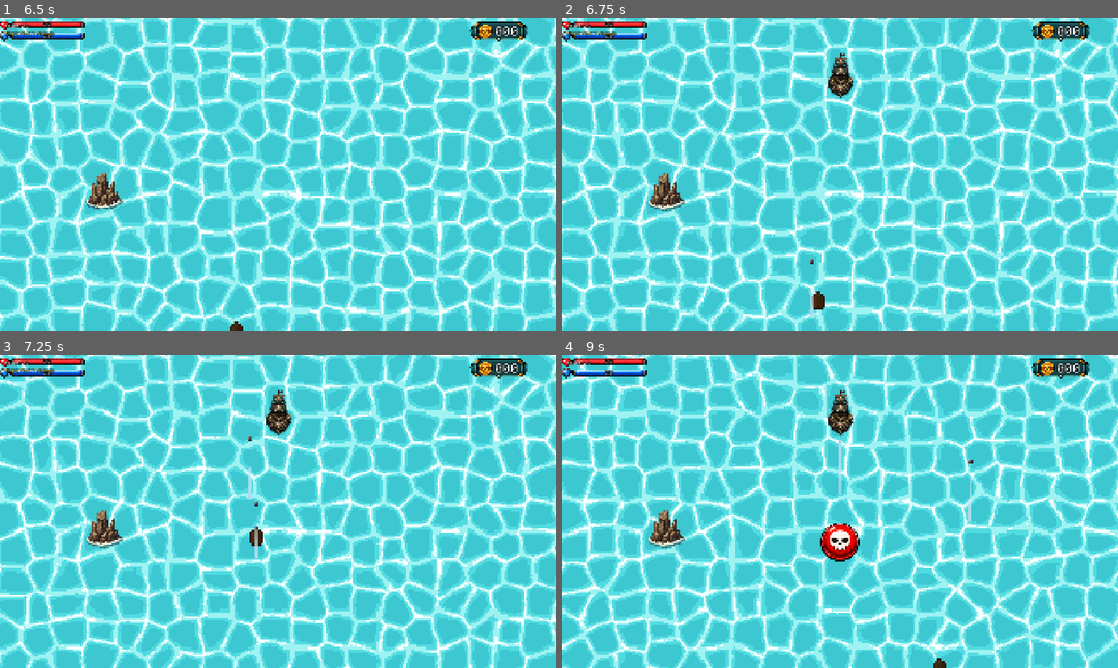
Above: before the commit, frames 1-4 (two rows, left to right).
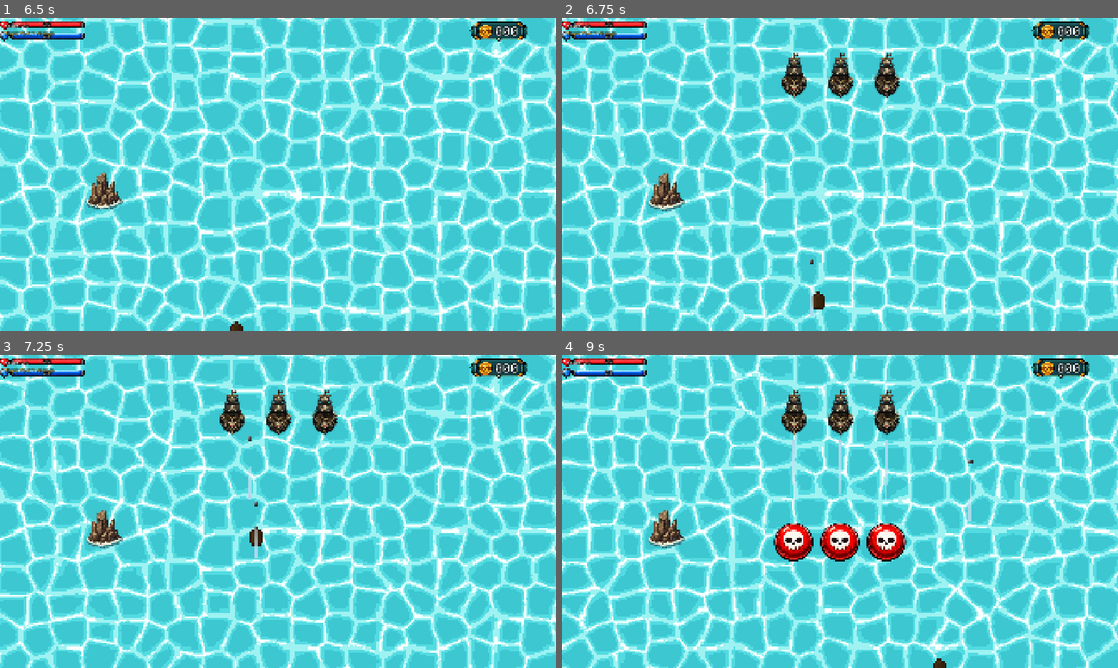
Above: after the commit, the same moments.

Repository: irohgit/flapjack
Game: Godot game, scene res://Levels/Level0.tscn
The game is run twice, just before and just after one commit, with the same random seed, the same clock (stepped at 60 frames per second) and the same inputs. This scene is started directly instead of the project's main scene.
Inputs:
- Up to frame 1 (6.5 s): hold D (move_right) 0.53-1.28 s; hold Space (shoot) 0.53-1.28 s; hold S (move_backward) 1.28-2.03 s; tap Space (shoot) every 1.5 s from 1.35 to 5.85 s; hold D (move_right) 2.03-2.78 s; hold Space (shoot) 2.03-2.78 s; hold W (move_forward) 2.78-3.53 s; hold Space (shoot) 3.53-4.28 s; hold A (move_left) 3.53-5.03 s; hold S (move_backward) 5.03-5.78 s; hold Space (shoot) 5.03-5.78 s; hold D (move_right) from 5.78 s (still down)
- Up to frame 2 (6.75 s): release D (move_right) at 6.53 s; hold W (move_forward) from 6.53 s (still down); hold Space (shoot) from 6.53 s (still down)
- Up to frame 3 (7.25 s): keep holding W (move_forward); keep holding Space (shoot)
- Up to frame 4 (9 s): release W (move_forward) at 7.28 s; release Space (shoot) at 7.28 s; hold D (move_right) 7.28-8.03 s; tap Space (shoot) at 7.35, 8.85 s; hold S (move_backward) 8.03-8.78 s; hold Space (shoot) 8.03-8.78 s; hold A (move_left) from 8.78 s (still down)

Frame 1 is identical in both runs. In frame 2, 0.8% of the frame differs, in the area x 39-61%, y 11-26%; in frame 3, 0.8%; in frame 4, 2.4%, in the area x 38-62%, y 11-66%.

Commit message:
Added enemy formations

Diff:
--- a/Levels/enemy_controller.gd
+++ b/Levels/enemy_controller.gd
@@ -1,5 +1,13 @@
 class_name EnemyController
 extends Node
+
+
+enum Formation {
+	LINE,
+	V_SHAPE,
+	GRID,
+	CIRCLE,
+}
 
 
 signal enemies_cleared
@@ -9,16 +17,22 @@
 @export var enemy_types: Array[EnemyData]
 @export var spawn_parent: Node2D
 @export var horizontal_spacing := 160.0
+@export var vertical_spacing := 100.0
+@export_range(1, 20, 1) var grid_columns := 3
+@export var formation_radius := 220.0
 
 
 var _active_enemies := 0
 
 
-func spawn_pack(pack: Array[EnemyData], pos: Vector2) -> void:
+func spawn_pack(
+	pack: Array[EnemyData],
+	pos: Vector2,
+	formation: Formation = Formation.LINE
+) -> void:
 	assert(enemy_scene != null, "EnemyController needs an enemy scene")
 	assert(spawn_parent != null, "EnemyController needs a spawn parent")
 
-	var pack_width := horizontal_spacing * float(pack.size() - 1)
 	for index in pack.size():
 		var enemy := enemy_scene.instantiate() as Enemy
 		enemy.data = pack[index]
@@ -26,9 +40,10 @@
 		_active_enemies += 1
 		enemy.tree_exited.connect(_on_enemy_exited)
 		spawn_parent.add_child(enemy)
-		enemy.global_position = pos + Vector2(
-			float(index) * horizontal_spacing - pack_width * 0.5,
-			0.0
+		enemy.global_position = pos + _formation_offset(
+			index,
+			pack.size(),
+			formation
 		)
 
 
@@ -36,6 +51,40 @@
 	return _active_enemies > 0
 
 
+func _formation_offset(index: int, count: int, formation: Formation) -> Vector2:
+	match formation:
+		Formation.V_SHAPE:
+			var centred_index := float(index) - float(count - 1) * 0.5
+			return Vector2(
+				centred_index * horizontal_spacing,
+				absf(centred_index) * vertical_spacing
+			)
+
+		Formation.GRID:
+			var columns := mini(grid_columns, count)
+			var row := floori(float(index) / float(columns))
+			var rows := ceili(float(count) / float(columns))
+			var row_start := row * columns
+			var enemies_in_row := mini(columns, count - row_start)
+			var column := index - row_start
+			return Vector2(
+				(float(column) - float(enemies_in_row - 1) * 0.5) * horizontal_spacing,
+				(float(row) - float(rows - 1) * 0.5) * vertical_spacing
+			)
+
+		Formation.CIRCLE:
+			if count == 1:
+				return Vector2.ZERO
+			var angle := TAU * float(index) / float(count) - PI * 0.5
+			return Vector2.RIGHT.rotated(angle) * formation_radius
+
+		_: # LINE
+			return Vector2(
+				(float(index) - float(count - 1) * 0.5) * horizontal_spacing,
+				0.0
+			)
+
+
 func _on_enemy_exited() -> void:
 	_active_enemies -= 1
 	if _active_enemies == 0:
--- a/Levels/level_zero.gd
+++ b/Levels/level_zero.gd
@@ -13,8 +13,14 @@
 	assert(not enemy_controller.enemy_types.is_empty(), "Level 0 needs an enemy type")
 
 	var basic_enemy := enemy_controller.enemy_types[0]
-	var first_wave: Array[EnemyData] = [basic_enemy]
-	var second_wave: Array[EnemyData] = [basic_enemy, basic_enemy]
+	var first_wave: Array[EnemyData] = [basic_enemy, basic_enemy, basic_enemy]
+	var second_wave: Array[EnemyData] = [
+		basic_enemy,
+		basic_enemy,
+		basic_enemy,
+		basic_enemy,
+		basic_enemy,
+	]
 
 	# Move to the first encounter, then spawn its wave.
 	scroll_director.move_to(FIRST_CAMERA_POSITION)
@@ -22,7 +28,11 @@
 		func() -> bool:
 			return scroll_director.has_reached(FIRST_CAMERA_POSITION)
 	)
-	enemy_controller.spawn_pack(first_wave, FIRST_WAVE_POSITION)
+	enemy_controller.spawn_pack(
+		first_wave,
+		FIRST_WAVE_POSITION,
+		EnemyController.Formation.LINE
+	)
 
 	# Wait for the first wave to be cleared.
 	await wait_until(
@@ -32,7 +42,11 @@
 
 	# These two actions begin together.
 	scroll_director.move_to(SECOND_CAMERA_POSITION)
-	enemy_controller.spawn_pack(second_wave, SECOND_WAVE_POSITION)
+	enemy_controller.spawn_pack(
+		second_wave,
+		SECOND_WAVE_POSITION,
+		EnemyController.Formation.V_SHAPE
+	)
 
 	# Wait for both conditions at the same time.
 	await wait_until(
